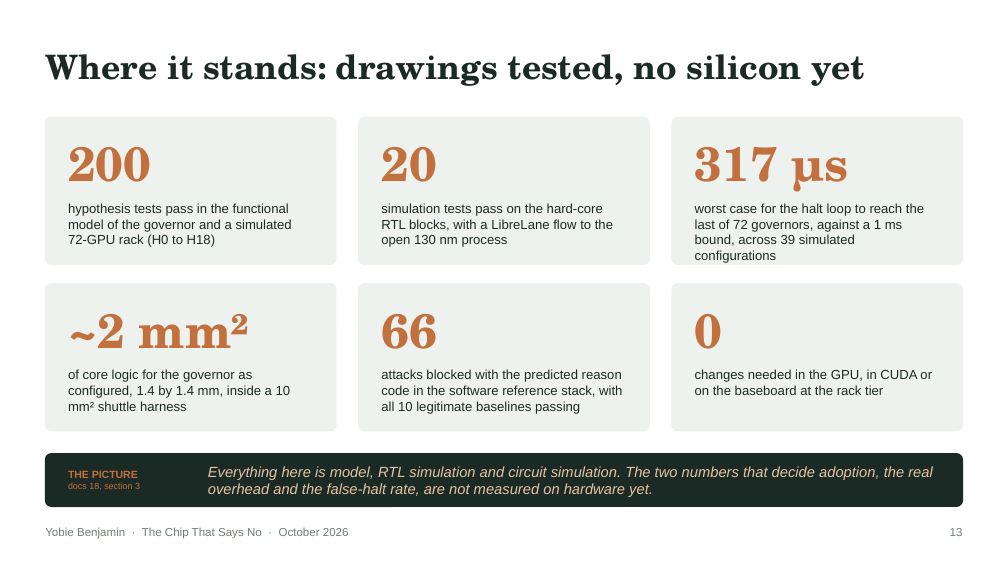
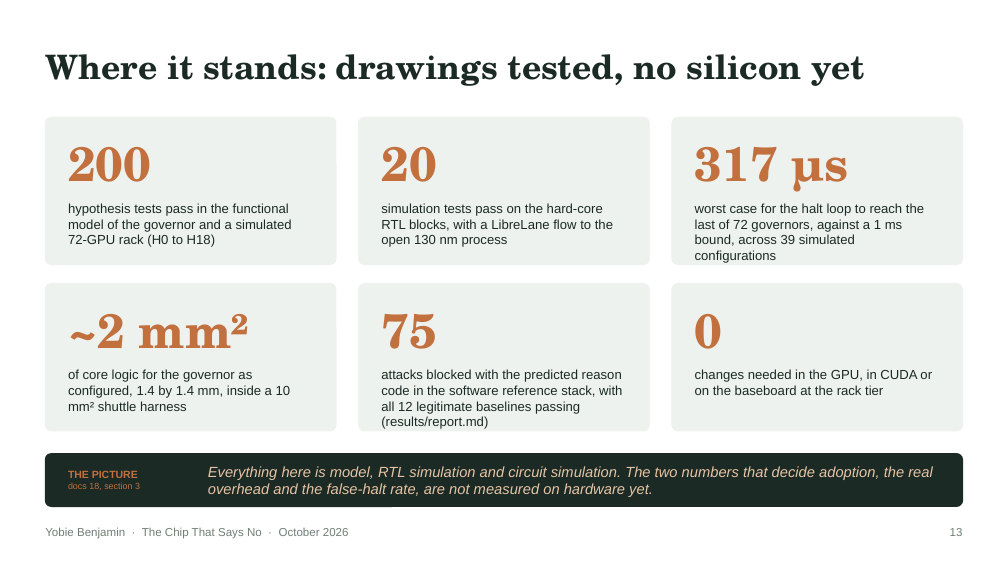
Before and after one commit to YobieBenjamin/safety-governor, a slide deck: slide 13 of docs/brief/chip-that-says-no-brief.pptx. Drawn at 1008x567 pixels with LibreOffice and Linux fonts; fonts in the diff are those of the drawing. Boxes give left, top, right and bottom in pixels: in the first picture for what was removed or moved away, otherwise in the second. Text is boxed around its words. In the diff, an @@ line names an element or a change of style, - is before the commit and + after.

```diff
--- a/docs/brief/chip-that-says-no-brief.pptx
+++ b/docs/brief/chip-that-says-no-brief.pptx
@@ text at (381,314,436,349): text changed @@
-66
+75
@@ text at (381,369,622,429): text changed @@
-attacks blocked with the predicted reason code in the software reference stack, with all 10 legitimate baselines passing
+attacks blocked with the predicted reason code in the software reference stack, with all 12 legitimate baselines passing (results/report.md)
```
Also in this commit, not shown: 1 other slide changed, 12 other files.
